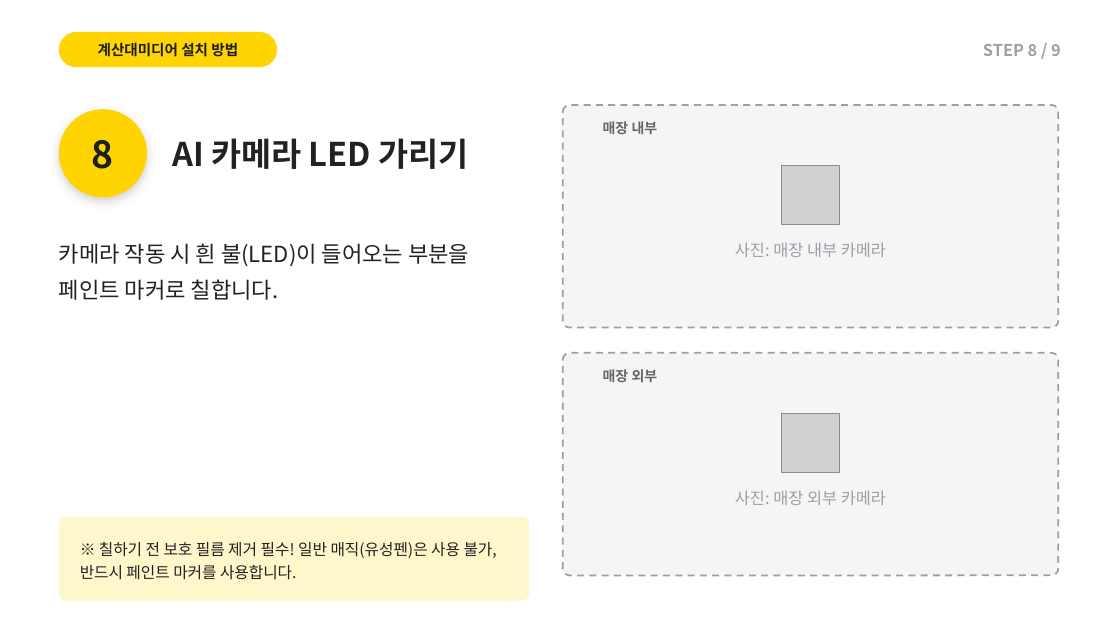
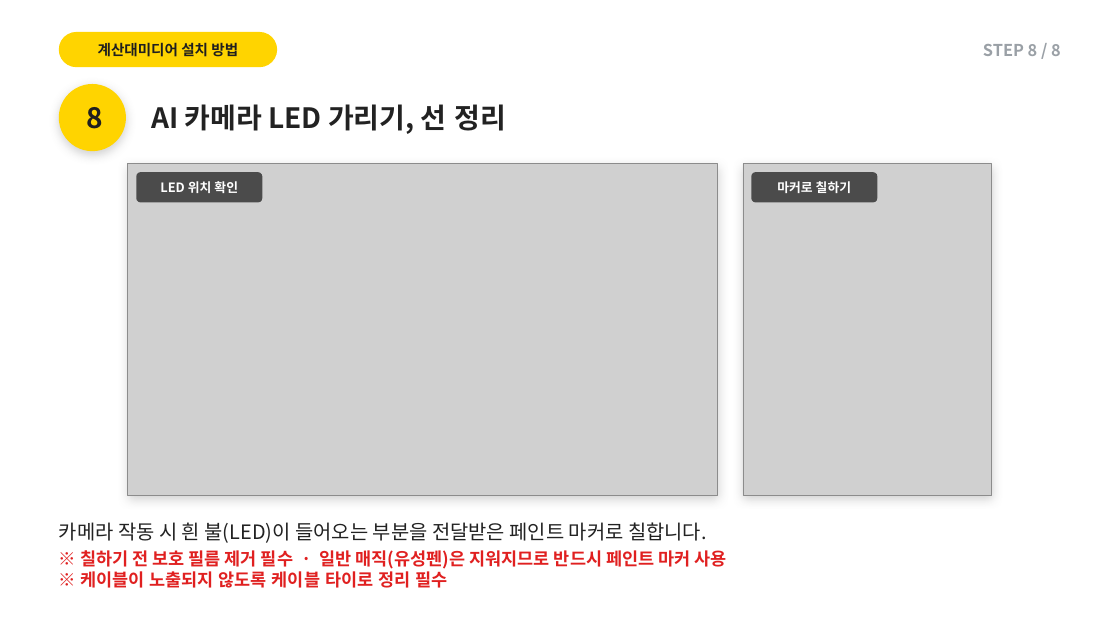
Before and after one commit to alsdn2947/ars, a slide deck: slide 25 of 이마트_AI카메라_설치매뉴얼.pptx (slide 22 before the commit). Drawn at 1120x630 pixels with LibreOffice and Linux fonts; fonts in the diff are those of the drawing; grey boxes stand for pictures. Boxes give left, top, right and bottom in pixels: in the first picture for what was removed or moved away, otherwise in the second. Text is boxed around its words. In the diff, an @@ line names an element or a change of style, - is before the commit and + after.

```diff
--- a/이마트_AI카메라_설치매뉴얼.pptx
+++ b/이마트_AI카메라_설치매뉴얼.pptx
@@ ellipse: place and size @@
-ellipse at box(59, 109, 147, 197)
+ellipse at box(59, 84, 126, 151)
@@ text "8": place and size @@
-text "8" at box(92, 140, 114, 169)
+text "8" at box(86, 107, 103, 129)
@@ text "8" at box(86, 107, 103, 129): size 32 to 24 pt @@
@@ text at box(151, 104, 506, 134): text changed; size 28 to 24 pt @@
-AI 카메라 LED 가리기
+AI 카메라 LED 가리기, 선 정리
@@ rounded rectangle removed at box(563, 105, 1059, 328) @@
@@ text removed at box(603, 121, 658, 134) @@
-매장 내부
@@ rectangle added at box(128, 164, 718, 496), fill #FFFFFF @@
@@ picture added at box(128, 164, 718, 496) @@
@@ rounded rectangle added at box(136, 172, 262, 202), fill #1F1F1F at 75% opacity @@
@@ rectangle added at box(743, 164, 991, 496), fill #FFFFFF @@
@@ picture added at box(743, 164, 991, 496) @@
@@ rounded rectangle added at box(751, 172, 877, 202), fill #1F1F1F at 75% opacity @@
@@ picture removed at box(781, 166, 840, 225) @@
@@ text added at box(160, 181, 238, 193), 11 pt, text #FFFFFF, bold @@
+LED 위치 확인
@@ text added at box(777, 181, 851, 193), 11 pt, text #FFFFFF, bold @@
+마커로 칠하기
@@ text removed at box(735, 242, 886, 257) @@
-사진: 매장 내부 카메라
@@ rounded rectangle removed at box(563, 353, 1059, 576) @@
@@ text removed at box(603, 369, 658, 382) @@
-매장 외부
@@ picture removed at box(781, 413, 840, 472) @@
@@ text removed at box(735, 490, 886, 505) @@
-사진: 매장 외부 카메라
@@ text at box(59, 522, 707, 543): text changed; size 19 to 17 pt @@
-카메라 작동 시 흰 불(LED)이 들어오는 부분을 페인트 마커로 칠합니다.
+카메라 작동 시 흰 불(LED)이 들어오는 부분을 전달받은 페인트 마커로 칠합니다.
@@ rounded rectangle removed at box(59, 517, 529, 601) @@
@@ text at box(80, 547, 727, 588): text changed; size 13.5 to 15 pt; text colour #222222 to #E02020; bold on @@
-※ 칠하기 전 보호 필름 제거 필수! 일반 매직(유성펜)은 사용 불가, 반드시 페인트 마커를 사용합니다.
+※ 칠하기 전 보호 필름 제거 필수 · 일반 매직(유성펜)은 지워지므로 반드시 페인트 마커 사용
+※ 케이블이 노출되지 않도록 케이블 타이로 정리 필수
```
Also in this commit, not shown: 2 other slides changed, 8 slides added, 6 slides removed.
